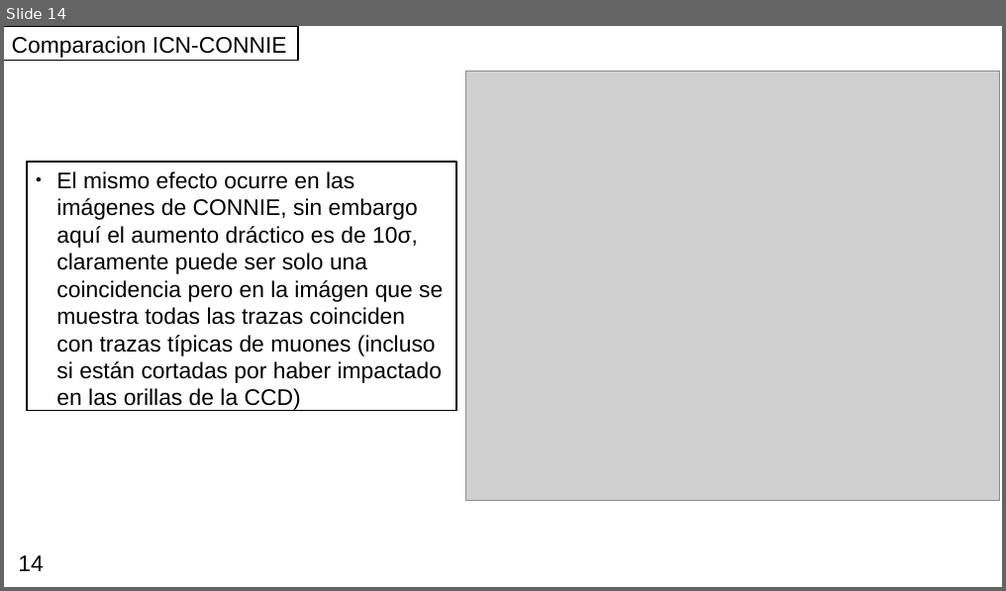
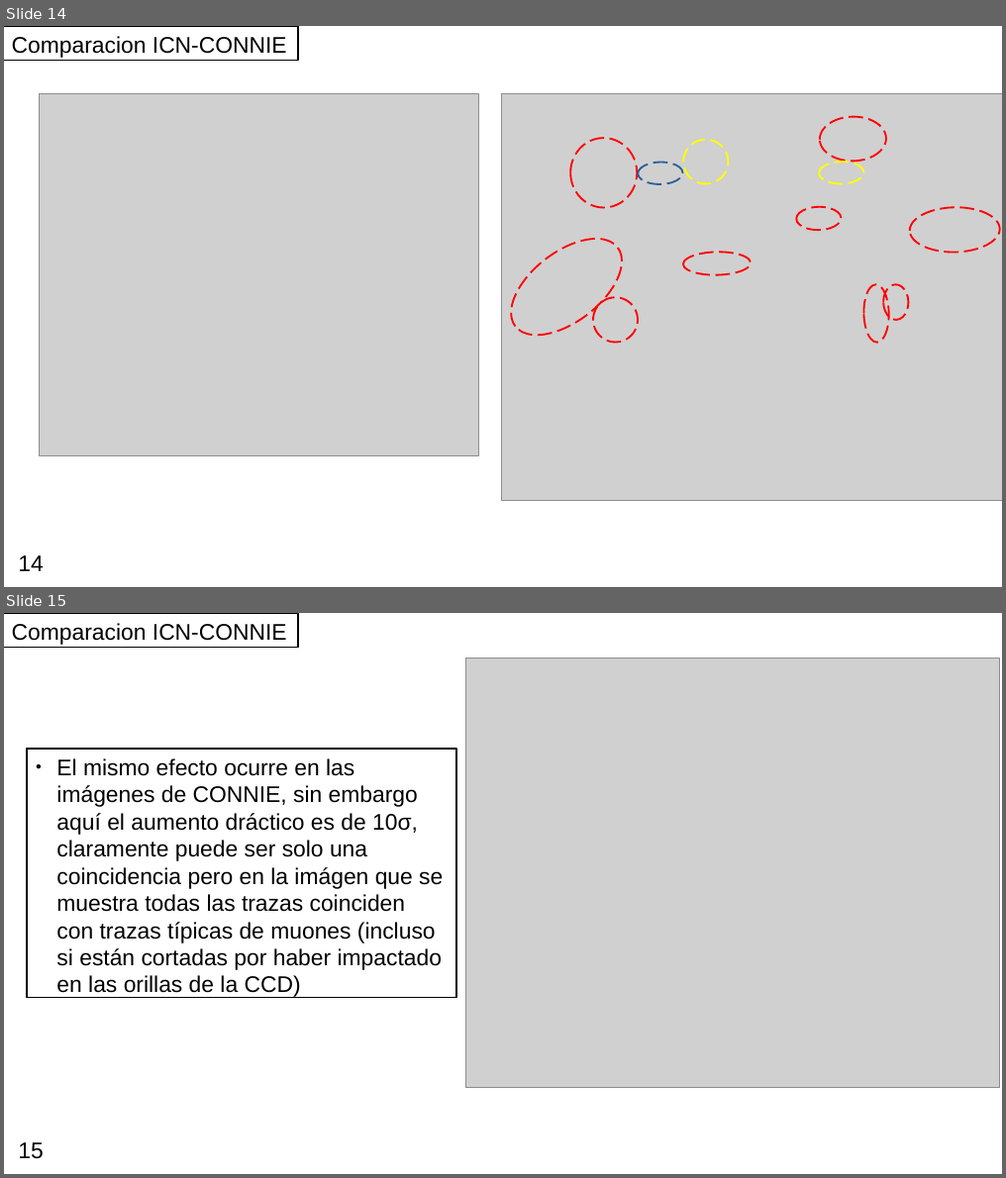
Before and after one commit to mausanram/CodigosICN, a slide deck: Presentaciones/25_05_09.odp. Shown one above the other, each under a label of ours: slide 14 before the commit, slides 14 and 15 after it. The pictures are 1006x591 and 1006x1178 pixels, drawn with LibreOffice and Linux fonts; fonts in the diff are those of the drawing; grey boxes stand for pictures. Boxes give left, top, right and bottom in pixels: in the first picture for what was removed or moved away, otherwise in the second. Text is boxed around its words. In the diff, an @@ line names an element or a change of style, - is before the commit and + after.

```diff
--- a/Presentaciones/25_05_09.odp
+++ b/Presentaciones/25_05_09.odp
@@ slide 14 added at (4, 26, 1002, 587), background #FFFFFF @@
@@ rectangle added at (4, 26, 298, 61), outline #000000 1.45 pt, 18 pt, text #000000 @@
+● Comparacion ICN-CONNIE
@@ picture added at (39, 94, 479, 456) @@
@@ picture added at (502, 94, 1002, 501) @@
@@ ellipse added at (570, 138, 638, 209), outline #FF0000 1.45 pt dashed @@
@@ ellipse added at (683, 139, 728, 184), outline #FFFF00 1.45 pt dashed @@
@@ ellipse added at (820, 116, 886, 162), outline #FF0000 1.45 pt dashed @@
@@ ellipse added at (638, 162, 682, 184), outline #2A6099 1.45 pt dashed @@
@@ ellipse added at (819, 162, 863, 184), outline #FFFF00 1.45 pt dashed @@
@@ ellipse added at (494, 220, 640, 355), outline #FF0000 1.45 pt dashed @@
@@ ellipse added at (796, 206, 841, 231), outline #FF0000 1.45 pt dashed @@
@@ ellipse added at (909, 206, 1000, 253), outline #FF0000 1.45 pt dashed @@
@@ ellipse added at (683, 252, 750, 276), outline #FF0000 1.45 pt dashed @@
@@ ellipse added at (863, 284, 890, 343), outline #FF0000 1.45 pt dashed @@
@@ ellipse added at (883, 284, 909, 321), outline #FF0000 1.45 pt dashed @@
@@ ellipse added at (593, 297, 639, 343), outline #FF0000 1.45 pt dashed @@
@@ page number added at (18, 556, 43, 571), 18 pt, text #000000 @@
+14
@@ what was slide 14 is now slide 15 @@
@@ page number at (18, 1143, 43, 1159): text changed @@
-14
+15
```
Also in this commit, not shown: 8 other files.
